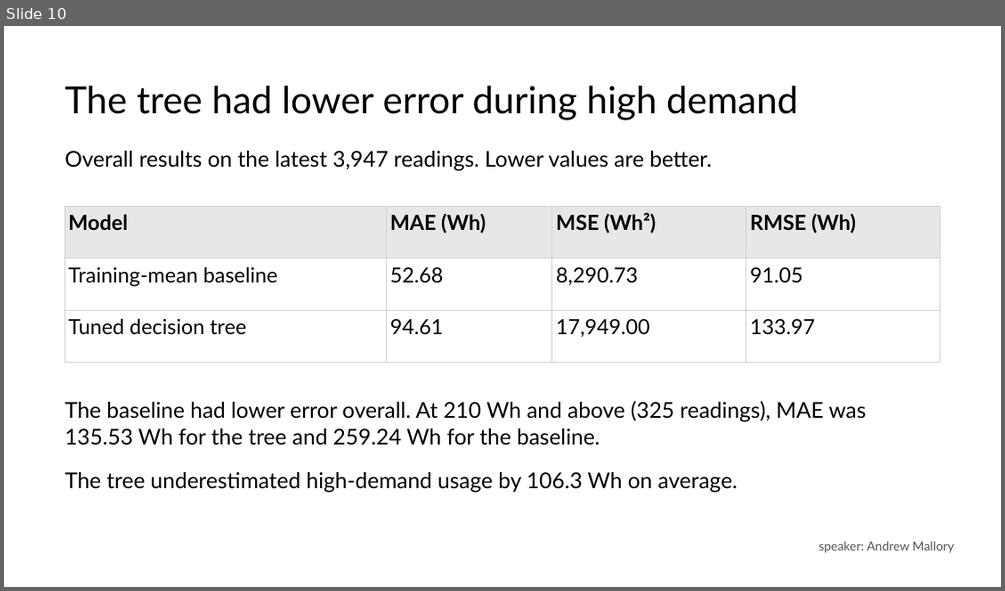
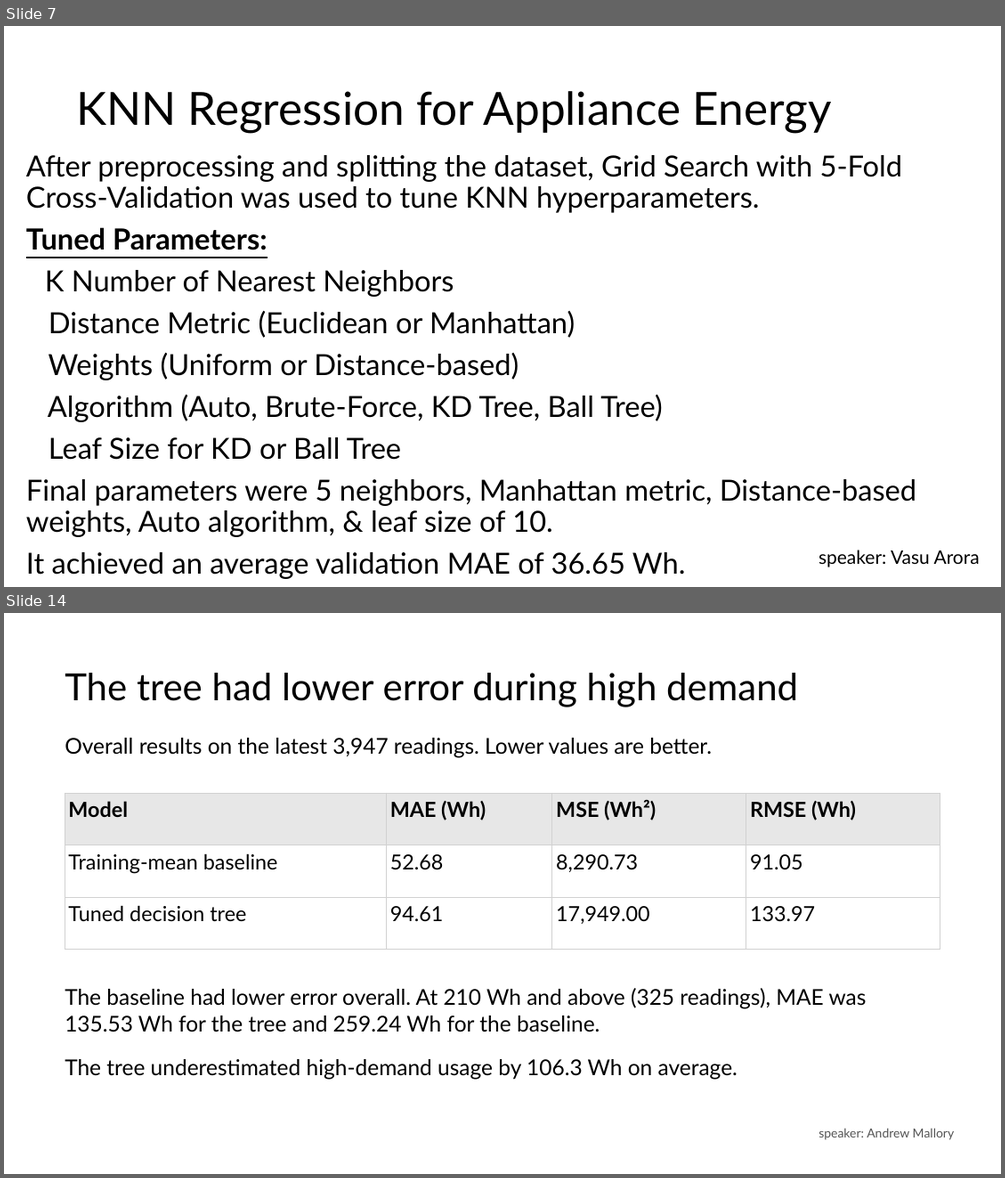
Before and after one commit to va2324/CSC3730-Group3, a slide deck: shared_report_&_presentation/group_presentation.pptx. Shown one above the other, each under a label of ours: slide 10 before the commit, slides 7 and 14 after it; the slides between them are not shown. The pictures are 1005x591 and 1005x1178 pixels, drawn with LibreOffice and Linux fonts; fonts in the diff are those of the drawing. Boxes give left, top, right and bottom in pixels: in the first picture for what was removed or moved away, otherwise in the second. Text is boxed around its words. In the diff, an @@ line names an element or a change of style, - is before the commit and + after.

```diff
--- a/shared_report_&_presentation/group_presentation.pptx
+++ b/shared_report_&_presentation/group_presentation.pptx
@@ slide 7 added at (4,26,1001,587), background #FFFFFF @@
@@ title added at (76,91,832,133), 44 pt, text #000000 @@
+KNN Regression for Appliance Energy
@@ text added at (26,155,916,579), 28 pt, text #000000 @@
+After preprocessing and splitting the dataset, Grid Search with 5-Fold Cross-Validation was used to tune KNN hyperparameters.
+Tuned Parameters:
+K Number of Nearest Neighbors
+Distance Metric (Euclidean or Manhattan)
+Weights (Uniform or Distance-based)
+Algorithm (Auto, Brute-Force, KD Tree, Ball Tree)
+Leaf Size for KD or Ball Tree
+Final parameters were 5 neighbors, Manhattan metric, Distance-based weights, Auto algorithm, & leaf size of 10.
+It achieved an average validation MAE of 36.65 Wh.
@@ text added at (818,549,979,567), 18 pt, text #000000 @@
+speaker: Vasu Arora
@@ what was slide 10 is now slide 14 @@
```
Also in this commit, not shown: 8 slides changed, 16 other slides added, 1 slide removed.
